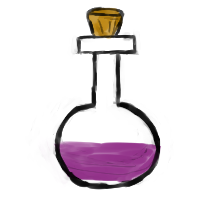
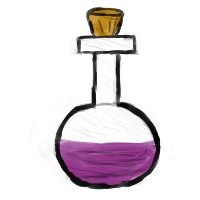
Two versions of the same layered image (200x200). Layer-by-layer changes:
added layer "Calque de dessin 8" above "Calque de dessin 1" over [57, 38, 155, 186]
painted on "Calque de dessin 3" over [57, 64, 155, 186]
